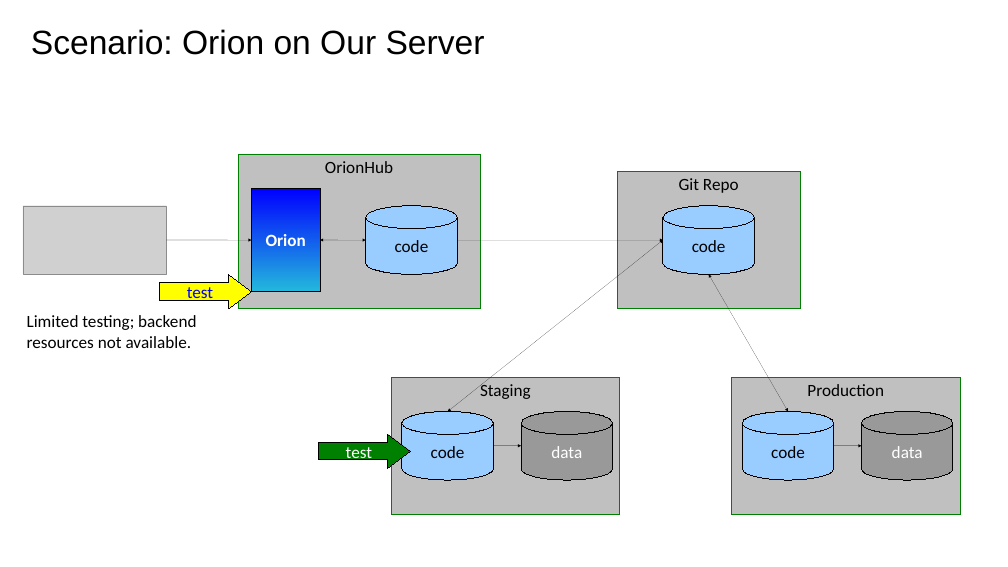
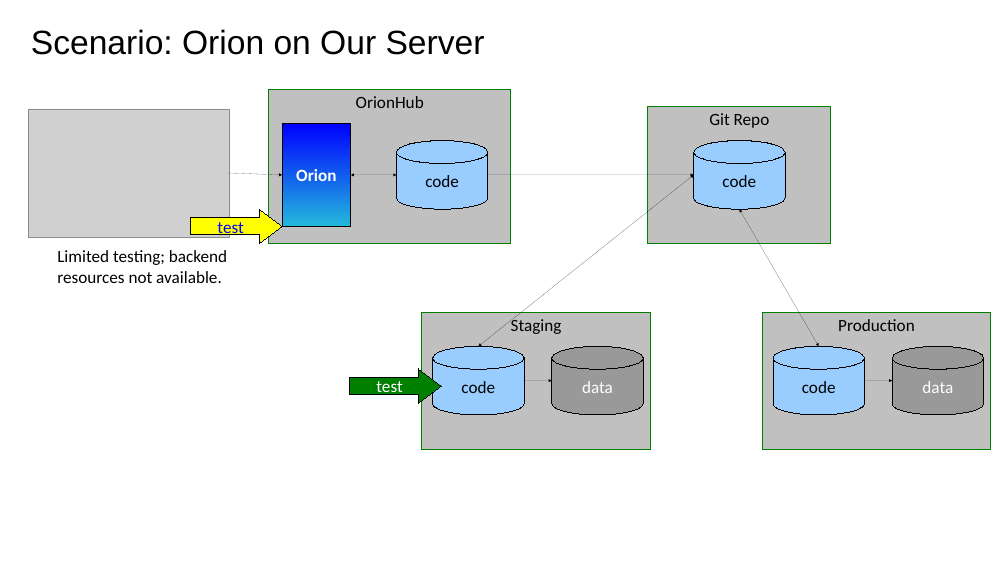
Before and after one commit to sfmccourt/oscon, a slide deck: slide 9 of osconorion.odp (slide 7 before the commit). Drawn at 1008x567 pixels with LibreOffice and Linux fonts; fonts in the diff are those of the drawing; grey boxes stand for pictures; background and template pictures are left out. Boxes give left, top, right and bottom in pixels: in the first picture for what was removed or moved away, otherwise in the second. Text is boxed around its words. In the diff, an @@ line names an element or a change of style, - is before the commit and + after.

Commit message:
Added some "What is Orion?" slide and reorganized things a bit.

```diff
--- a/osconorion.odp
+++ b/osconorion.odp
@@ picture: place and size @@
-picture at [23,206,166,274]
+picture at [28,109,229,237]
@@ arrow moved from (166, 240) - (251, 240) to (229, 173) - (282, 175) @@
@@ 6 cylinders, 5 rectangles, 3 arrows, 3 double arrows, 2 right arrows, 1 text: place and size @@
-6 cylinders, 5 rectangles, 3 arrows, 3 double arrows, 2 right arrows, 1 text at [27,154,960,515]
+6 cylinders, 5 rectangles, 3 arrows, 3 double arrows, 2 right arrows, 1 text at [57,89,991,450]
```
Also in this commit, not shown: 8 other slides changed, 6 slides added, 1 slide removed.
